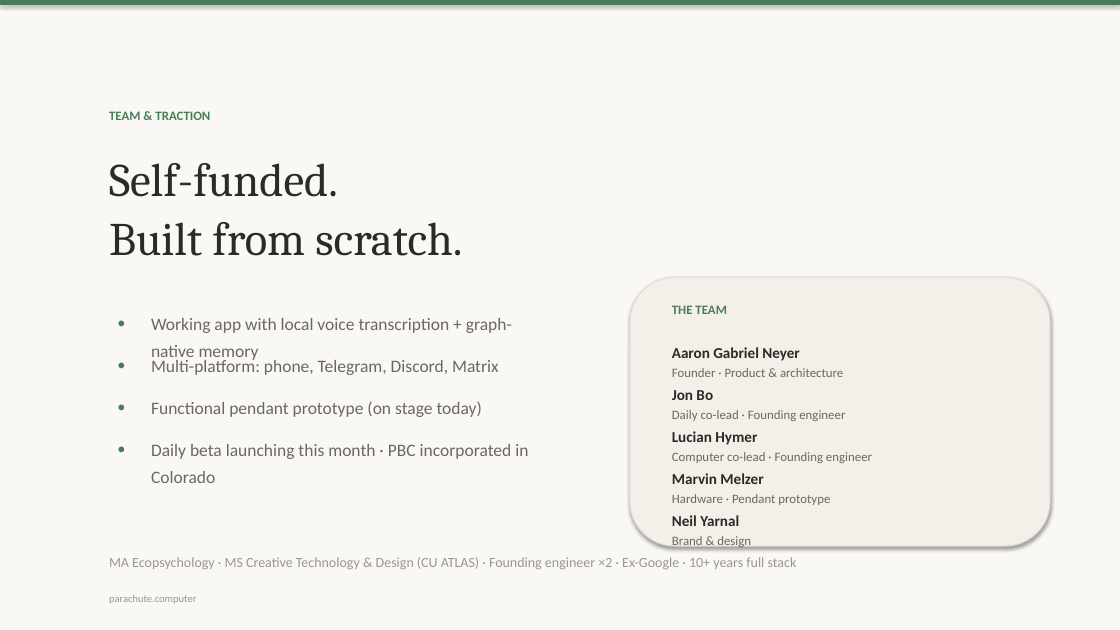
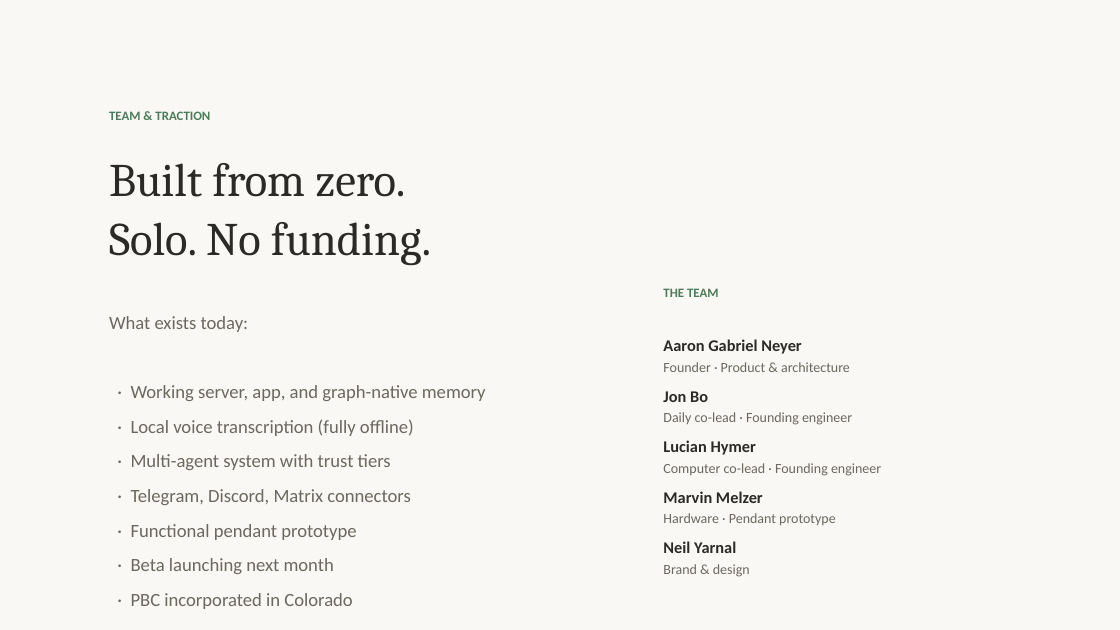
Before and after one commit to OpenParachutePBC/parachute-computer, a slide deck: slide 9 of nvc-pitch-deck.pptx (slide 8 before the commit). Drawn at 1120x630 pixels with LibreOffice and Linux fonts; fonts in the diff are those of the drawing. Boxes give left, top, right and bottom in pixels: in the first picture for what was removed or moved away, otherwise in the second. Text is boxed around its words. In the diff, an @@ line names an element or a change of style, - is before the commit and + after.

```diff
--- a/nvc-pitch-deck.pptx
+++ b/nvc-pitch-deck.pptx
@@ rectangle removed at (0, 0, 1120, 5) @@
@@ text at (109, 163, 431, 265): text changed @@
-Self-funded.
-Built from scratch.
+Built from zero.
+Solo. No funding.
@@ rounded rectangle removed at (630, 277, 1050, 546) @@
@@ text "THE TEAM": place and size @@
-text "THE TEAM" at (672, 305, 726, 314)
+text "THE TEAM" at (663, 288, 718, 297)
@@ text removed at (109, 304, 134, 329) @@
-•
@@ text added at (109, 316, 486, 609), 16 pt, text #6B6860 @@
+What exists today:
+· Working server, app, and graph-native memory
+· Local voice transcription (fully offline)
+· Multi-agent system with trust tiers
+· Telegram, Discord, Matrix connectors
+· Functional pendant prototype
+· Beta launching next month
+· PBC incorporated in Colorado
@@ text removed at (151, 318, 512, 362) @@
-Working app with local voice transcription + graph-native memory
@@ text "Aaron Gabriel Neyer": place and size @@
-text "Aaron Gabriel Neyer" at (672, 347, 799, 361)
+text "Aaron Gabriel Neyer" at (663, 339, 801, 354)
@@ text removed at (109, 346, 134, 371) @@
-•
@@ text removed at (151, 358, 499, 375) @@
-Multi-platform: phone, Telegram, Discord, Matrix
@@ text "Founder · Product & architecture": place and size @@
-text "Founder · Product & architecture" at (672, 368, 843, 377)
+text "Founder · Product & architecture" at (663, 362, 850, 372)
@@ text removed at (109, 388, 134, 413) @@
-•
@@ text "Jon Bo": place and size @@
-text "Jon Bo" at (672, 390, 713, 400)
+text "Jon Bo" at (663, 391, 708, 402)
@@ text removed at (151, 401, 482, 417) @@
-Functional pendant prototype (on stage today)
@@ text "Daily co-lead · Founding engineer": place and size @@
-text "Daily co-lead · Founding engineer" at (672, 410, 845, 421)
+text "Daily co-lead · Founding engineer" at (663, 412, 852, 425)
@@ text removed at (109, 430, 134, 455) @@
-•
@@ text removed at (151, 444, 528, 483) @@
-Daily beta launching this month · PBC incorporated in Colorado
@@ text "Lucian Hymer": place and size @@
-text "Lucian Hymer" at (672, 431, 757, 445)
+text "Lucian Hymer" at (663, 440, 756, 455)
@@ text "Computer co-lead · Founding engineer": place and size @@
-text "Computer co-lead · Founding engineer" at (672, 452, 872, 463)
+text "Computer co-lead · Founding engineer" at (663, 463, 881, 476)
@@ text "Marvin Melzer": place and size @@
-text "Marvin Melzer" at (672, 473, 763, 484)
+text "Marvin Melzer" at (663, 491, 763, 503)
@@ text "Hardware · Pendant prototype": place and size @@
-text "Hardware · Pendant prototype" at (672, 494, 830, 505)
+text "Hardware · Pendant prototype" at (663, 513, 836, 525)
@@ size 13 to 14 pt in 5 elements at (663, 391, 708, 402), (663, 339, 801, 354), (663, 440, 756, 455), (663, 491, 763, 503), (663, 541, 736, 553) @@
@@ text "Neil Yarnal": place and size @@
-text "Neil Yarnal" at (672, 515, 739, 526)
+text "Neil Yarnal" at (663, 541, 736, 553)
@@ text removed at (109, 557, 797, 569) @@
-MA Ecopsychology · MS Creative Technology & Design (CU ATLAS) · Founding engineer ×2 · Ex-Google · 10+ years full stack
@@ size 11 to 12 pt in 5 elements at (663, 412, 852, 425), (663, 362, 850, 372), (663, 463, 881, 476), (663, 513, 836, 525), (663, 564, 750, 577) @@
@@ text "Brand & design": place and size @@
-text "Brand & design" at (672, 536, 751, 549)
+text "Brand & design" at (663, 564, 750, 577)
@@ text removed at (109, 595, 196, 604) @@
-parachute.computer
```
Also in this commit, not shown: 7 other slides changed, 3 slides added, 1 slide removed, 2 other files.
